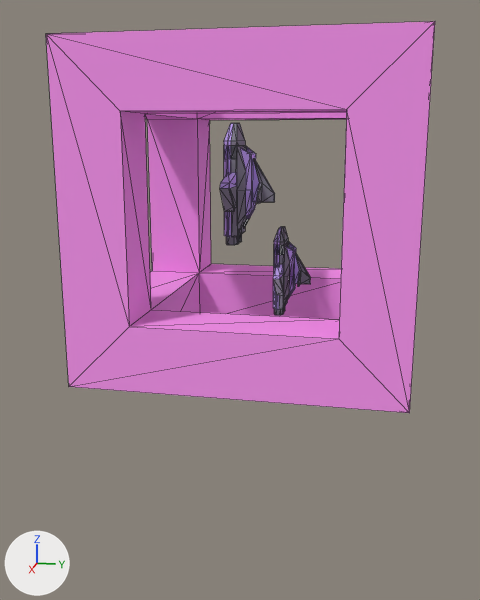
Two versions of the OBJ model Assets/3DObjects/growth.obj, one commit apart.
Before and after are seen from a camera (50 mm lens) standing at (2.254, 0.378, 0.734) and looking at (0.031, -0.067, 0.178). Arrows for +X, +Y and +Z are at lower left; the lights stay in place. Mesh edges are drawn as thin lines. Where no turn or scale is listed for an object, it has been applied to the vertices. Vertices at the same position are counted once.

Names of what the first picture shows: 'growth'.
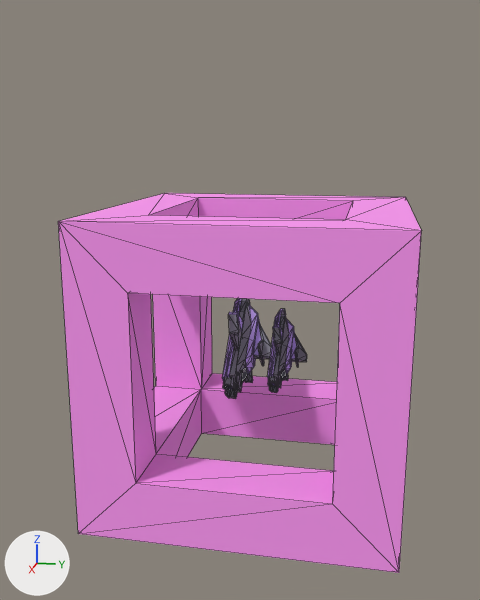
Where the change shows, as pixel boxes [x1, y1, x2, y2] in the pictures (480 x 600 px; the box of a moved part takes in the faces that stretch with it):
'growth', reshaped (6% narrower)
    before: [46, 21, 435, 413]
    after: [58, 193, 422, 573]
part 1 of me_growth, moved or reshaped
    before: [46, 21, 435, 413]
    after: [58, 193, 422, 573]
part 2 of me_growth, moved or reshaped
    before: [224, 146, 245, 237]
    after: [222, 302, 246, 393]
part 3 of me_growth, moved or reshaped (not visible before)
    after: [244, 370, 253, 383]
part 4 of me_growth, moved or reshaped
    before: [226, 234, 242, 245]
    after: [223, 377, 238, 399]
part 5 of me_growth, moved or reshaped
    before: [253, 158, 275, 204]
    after: [253, 321, 271, 366]
part 6 of me_growth, moved or reshaped
    before: [224, 123, 245, 159]
    after: [234, 298, 250, 312]
part 7 of me_growth, moved or reshaped
    before: [220, 172, 237, 212]
    after: [228, 312, 243, 350]
part 8 of me_growth, moved or reshaped
    before: [274, 307, 285, 315]
    after: [268, 376, 279, 393]
part 9 of me_growth, moved or reshaped
    before: [294, 252, 311, 287]
    after: [291, 333, 307, 367]
part 10 of me_growth, moved or reshaped
    before: [274, 227, 288, 255]
    after: [274, 309, 286, 326]
part 11 of me_growth, moved or reshaped
    before: [273, 264, 284, 296]
    after: [273, 326, 283, 355]
part 12 of me_growth, added
    after: [267, 317, 295, 388]
part 13 of me_growth, added
    after: [237, 302, 260, 385]
part 14 of me_growth, deleted (purple)
    before: [273, 241, 296, 310]
part 15 of me_growth, deleted
    before: [237, 145, 256, 231]

Edits to the bpy script that builds the scene:
```text
Change me_growth:
    used by ob_growth; location = (0.0, 0.0, 0.0)
    remove me_growth.from_pydata(...)  # 448 vertices, 864 faces; spans x -0.5..0.5, y -0.5..0.5, z 0.0..1.0
    add me_growth.from_pydata(...)  # 453 vertices, 864 faces; spans x -0.5..0.5, y -0.5..0.5, z -0.5..0.5
    me_growth part 1: the loose piece of 40 vertices spanning x -0.5..0.5, y -0.5..0.5, z 0.0..1.0 is moved by (0.0, 0.0, -0.5)
    me_growth part 2: the loose piece of 16 vertices spanning x -0.176..-0.026, y -0.142..-0.089, z 0.391..0.704 is turned -45 degrees about the y axis through its middle, then moved by (-0.048, 0.0, -0.6)
    me_growth part 3: the loose piece of 17 vertices spanning x -0.31..-0.176, y -0.119..-0.074, z 0.494..0.614 is turned -45 degrees about the y axis through its middle, then moved by (-0.011, 0.0, -0.702)
    me_growth part 4: the loose piece of 56 vertices spanning x -0.163..-0.041, y -0.136..-0.094, z 0.359..0.494 is turned -45 degrees about the y axis through its middle, then moved by (0.038, 0.0, -0.565)
    me_growth part 5: the loose piece of 24 vertices spanning x -0.176..-0.026, y -0.044..0.032, z 0.509..0.659 is turned -45 degrees about the y axis through its middle, then moved by (-0.074, 0.0, -0.611)
    me_growth part 6: the loose piece of 22 vertices spanning x -0.176..-0.026, y -0.142..-0.089, z 0.659..0.779 is turned -45 degrees about the y axis through its middle, then moved by (-0.169, 0.0, -0.65)
    me_growth part 7: the loose piece of 17 vertices spanning x -0.026..0.109, y -0.119..-0.074, z 0.494..0.614 is turned -45 degrees about the y axis through its middle, then moved by (-0.094, 0.0, -0.501)
    me_growth part 8: the loose piece of 56 vertices spanning x 0.108..0.189, y 0.076..0.104, z 0.173..0.263 is turned -45 degrees about the y axis through its middle, then moved by (0.099, 0.0, -0.227)
    me_growth part 9: the loose piece of 24 vertices spanning x 0.099..0.199, y 0.137..0.188, z 0.273..0.373 is turned -45 degrees about the y axis through its middle, then moved by (0.024, 0.0, -0.257)
    me_growth part 10: the loose piece of 22 vertices spanning x 0.099..0.199, y 0.072..0.107, z 0.373..0.453 is turned -45 degrees about the y axis through its middle, then moved by (-0.039, 0.0, -0.284)
    me_growth part 11: the loose piece of 17 vertices spanning x 0.199..0.289, y 0.087..0.117, z 0.263..0.343 is turned -45 degrees about the y axis through its middle, then moved by (0.011, 0.0, -0.184)
    me_growth part 12: a new loose piece of 70 vertices spanning x 0.081..0.3, y 0.072..0.137, z -0.061..0.157
    me_growth part 13: a new loose piece of 55 vertices spanning x -0.313..-0.016, y -0.089..-0.044, z -0.186..0.111
    me_growth part 14: the loose piece of 66 vertices spanning x 0.099..0.199, y 0.072..0.137, z 0.194..0.403 is deleted
    me_growth part 15: the loose piece of 54 vertices spanning x -0.176..-0.026, y -0.089..-0.044, z 0.404..0.704 is deleted
```
